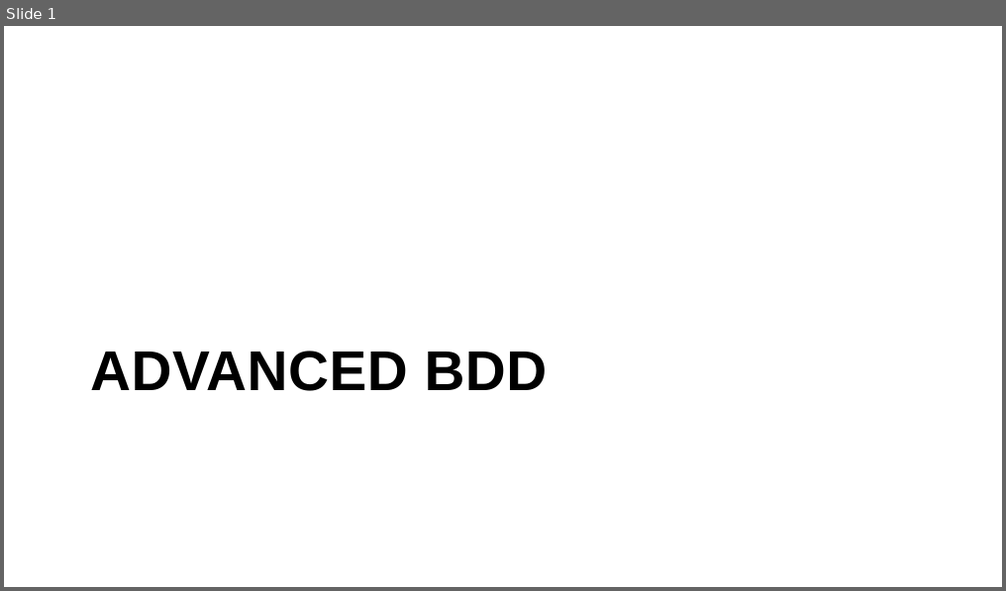
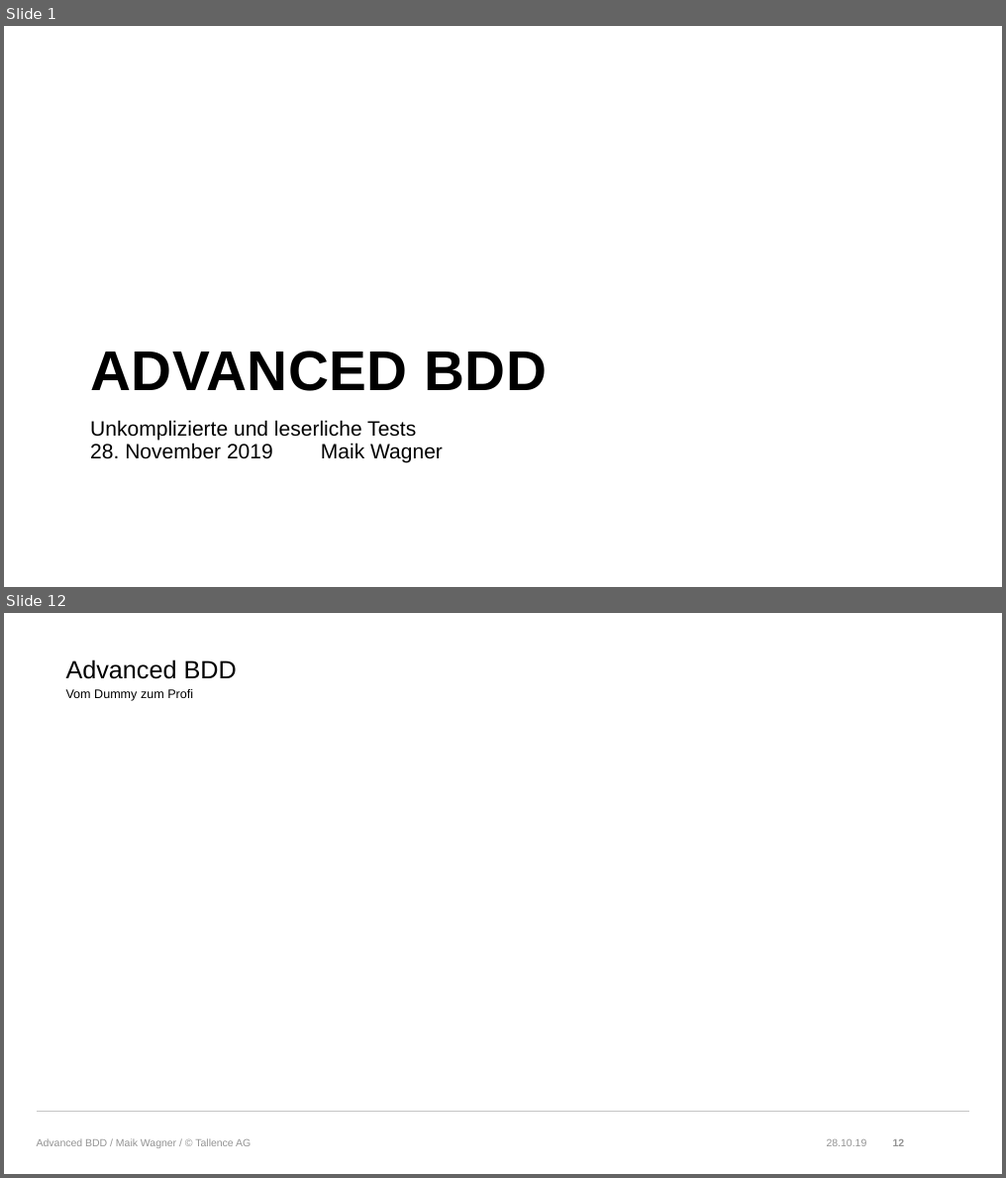
Before and after one commit to wolffj1995/AdvancedBDD, a slide deck: AdvancedBdd.pptx. Shown one above the other, each under a label of ours: slide 1 before the commit, slides 1 and 12 after it; the slides between them are not shown. The pictures are 1006x591 and 1006x1178 pixels, drawn with LibreOffice and Linux fonts; fonts in the diff are those of the drawing; background and template pictures are left out. Boxes give left, top, right and bottom in pixels: in the first picture for what was removed or moved away, otherwise in the second. Text is boxed around its words. In the diff, an @@ line names an element or a change of style, - is before the commit and + after.

```diff
--- a/AdvancedBdd.pptx
+++ b/AdvancedBdd.pptx
@@ slide 12 added at box(4, 613, 1002, 1174), background #FFFFFF @@
@@ title added at box(66, 660, 237, 679), 24 pt, text #000000 @@
+Advanced BDD
@@ text added at box(66, 689, 193, 701), 12 pt, text #000000 @@
+Vom Dummy zum Profi
@@ line added from (37, 1111) to (969, 1111), #C5C5C5 0.5 pt @@
@@ text added at box(37, 1139, 251, 1149), 10 pt, text #949494 @@
+Advanced BDD / Maik Wagner / © Tallence AG
@@ text added at box(827, 1140, 867, 1147), 10 pt, text #949494 @@
+28.10.19
@@ page number added at box(893, 1140, 905, 1147), 10 pt, text #949494, bold @@
+12
@@ slide 1 changed as well @@
@@ subtitle added at box(90, 420, 416, 440), 20 pt, text #000000 @@
+Unkomplizierte und leserliche Tests
@@ text added at box(90, 443, 443, 464), 20 pt, text #000000 @@
+28. November 2019 Maik Wagner
```
Also in this commit, not shown: 12 other slides added.
